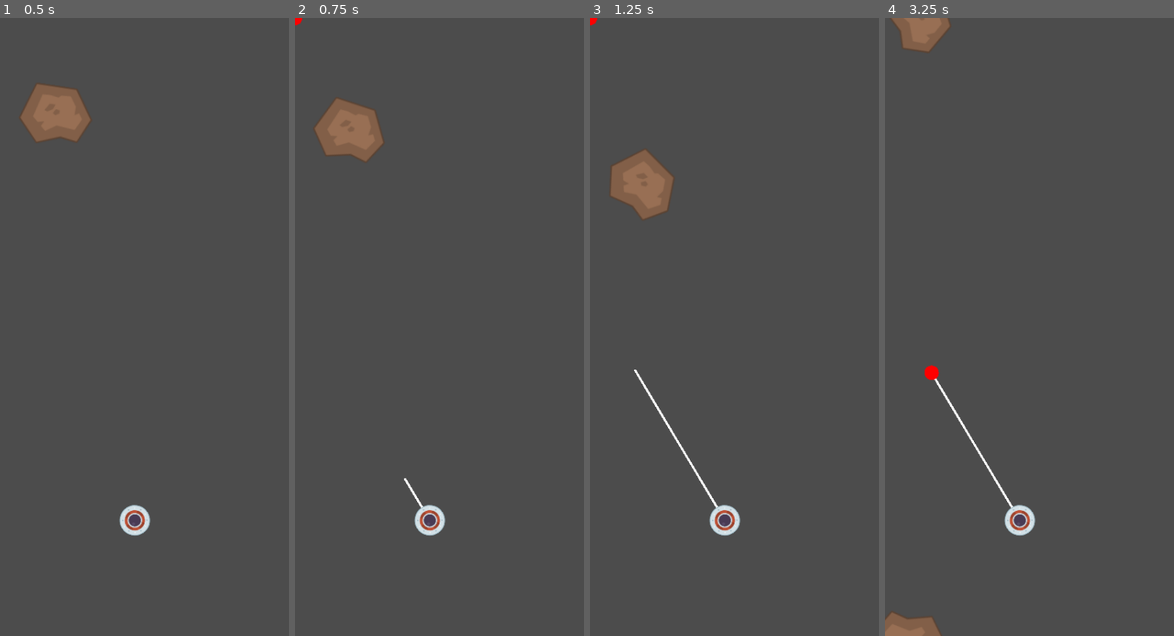
Above: before the commit, frames 1-4 (left to right).
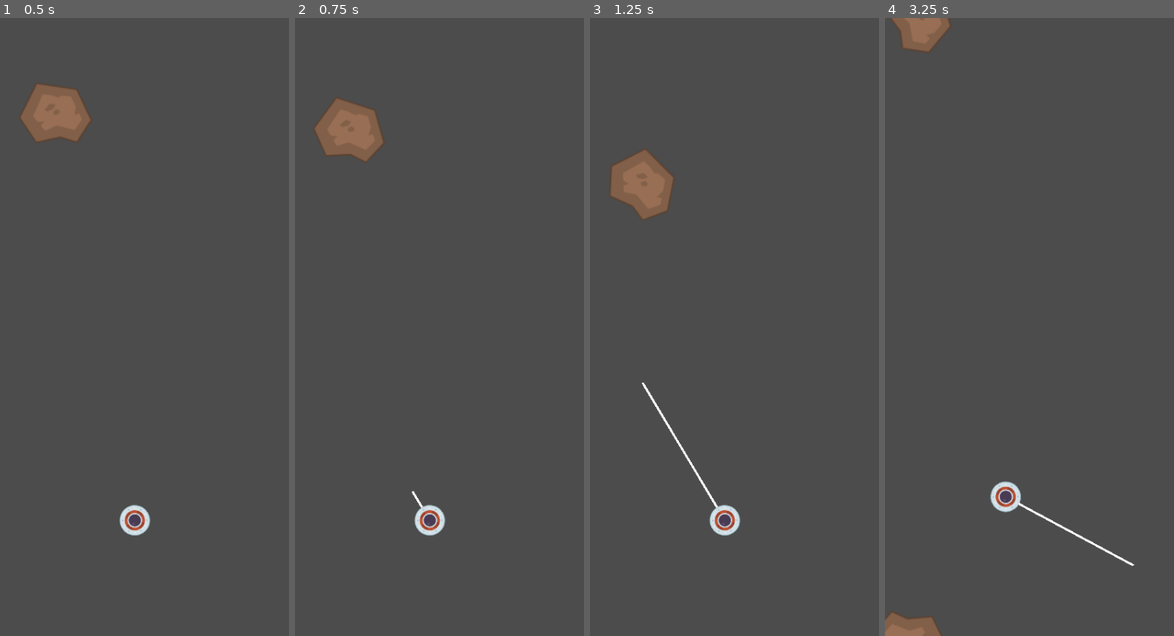
Above: after the commit, the same moments.

Repository: brendankhoury/To-the-moon-and-hack
Game: Godot game, scene res://Src/Main.tscn
Two runs of this game, one before a commit and one after it. Both use one fixed random seed, a clock stepped at 60 frames per second and the inputs below.
Inputs:
- Up to frame 1 (0.5 s): no input
- Up to frame 2 (0.75 s): tap Space (tap) at 0.6 s
- Up to frame 3 (1.25 s): no input
- Up to frame 4 (3.25 s): tap Space (tap) at 1.35, 2.1, 2.85 s

Frame 1 is identical in both runs. In frame 2, less than 0.1% of the frame differs, in the area x 0-42%, y 0-77%; in frame 3, less than 0.1%; in frame 4, 1.2%, in the area x 13-87%, y 56-89%.

Commit message:
This is really broken

Diff:
--- a/Src/Actors/Player.gd
+++ b/Src/Actors/Player.gd
@@ -10,29 +10,34 @@
 var grapple_collided := false
 var collision_point := Vector2(0, 0)
 
+var velocity := Vector2.ZERO
 # https://godotengine.org/qa/30772/how-to-create-a-grappling-hook-2d
 # https://docs.godotengine.org/en/stable/tutorials/physics/ray-casting.html
 func grapple(length: float, angle: float):
 	var raycast = get_node("GrappleDetection")
 
 	raycast.set_cast_to(Vector2(0, length))
-	collision_point = to_local(raycast.get_collision_point())
 	grapple_collided = raycast.is_colliding()
+	if grapple_collided:
+		collision_point = raycast.get_collision_point()
 
 func move_to_grapple():
 	print("Move to grapple")
 	var raycast = get_node("GrappleDetection")
-	var currentpos = raycast.position
+	var currentpos = raycast.global_position
 
 	grapple_length = currentpos.distance_to(collision_point)
 	grapple_dir = currentpos.direction_to(collision_point)
-
+	print(grapple_dir)
+	print(collision_point)
 	#move below:
-
+	velocity.x += grapple_dir.x
+	velocity.y += grapple_dir.y
+	velocity = move_and_slide(velocity)
 func _draw() -> void:
 	draw_line(
-		Vector2(0, 21),
-		Vector2(grapple_length * grapple_dir.x,grapple_length * grapple_dir.y + 21),
+		Vector2(0, 0),
+		Vector2(grapple_length * grapple_dir.x,grapple_length * grapple_dir.y),
 		Color(255, 255, 255),
 		3
 	)
@@ -57,16 +62,11 @@
 			grapple(grapple_length,global_rotation)
 			if (grapple_collided):
 				is_grappling = false
-#				print(collision_point)
-#				var raycast = get_node("GrappleDetection")
-#				var currentpos = raycast.global_position
-#				grapple_length = currentpos.distance_to(collision_point)
 		else:
 			#consider dissabling the raycast for performance purposes
 			is_grappling = false
 	elif grapple_collided:
 		move_to_grapple()
-
 	elif grapple_length > 0.0:
 		grapple_length -= grapple_speed * delta
 		if grapple_length < 0:
--- a/Src/Actors/Player.tscn
+++ b/Src/Actors/Player.tscn
@@ -22,7 +22,6 @@
 shape = SubResource( 1 )
 
 [node name="GrappleDetection" type="RayCast2D" parent="."]
-position = Vector2( 0, 21 )
 enabled = true
 collision_mask = 2
 collide_with_areas = true
